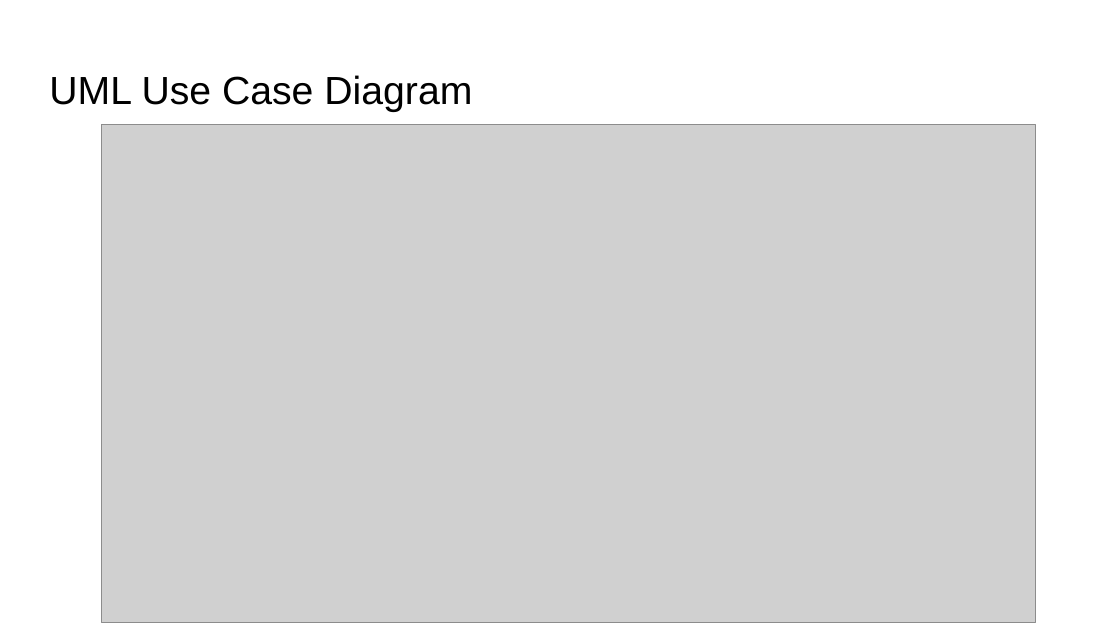
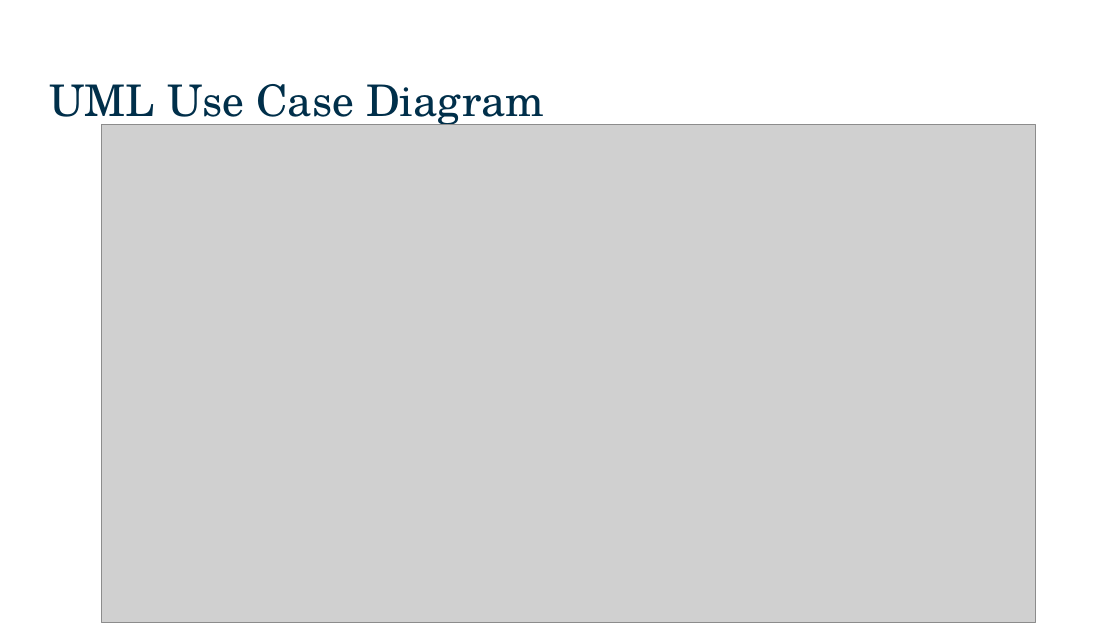
Before and after one commit to elginli/CSE-111-Project, a slide deck: slide 4 of Checkpoint3-slides.pptx. Drawn at 1120x630 pixels with LibreOffice and Linux fonts; fonts in the diff are those of the drawing; grey boxes stand for pictures. Boxes give left, top, right and bottom in pixels: in the first picture for what was removed or moved away, otherwise in the second. Text is boxed around its words. In the diff, an @@ line names an element or a change of style, - is before the commit and + after.

```diff
--- a/Checkpoint3-slides.pptx
+++ b/Checkpoint3-slides.pptx
@@ title "UML Use Case Diagram": place and size @@
-title "UML Use Case Diagram" at (49,75,472,112)
+title "UML Use Case Diagram" at (49,84,544,129)
@@ title "UML Use Case Diagram" at (49,84,544,129): size 25.2 to 28 pt, font Arial to TeX Gyre Schola, text colour #000000 to #002F4A @@
```
Also in this commit, not shown: 5 other slides changed, 2 other files.
